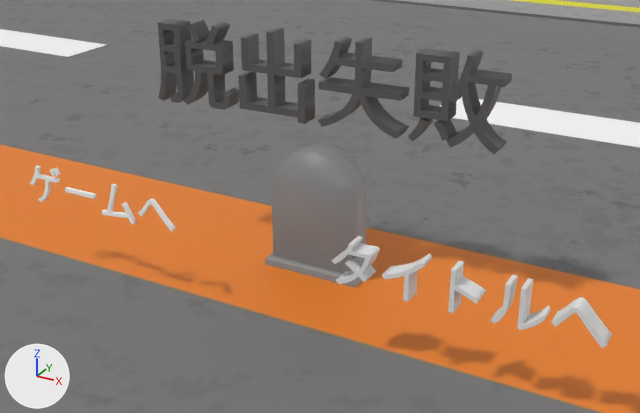
The Blender file Resources/LevelData/LoseStage/LoseStage.blend, before and after one commit.
One viewpoint serves both versions: a camera (50 mm lens) standing at (8.57, -15.53, 9.26) and looking at (0.78, -1.37, 2.18). Every picture has the same lights, and +X, +Y and +Z are marked at lower left.

The first picture shows 'cemetery03.001', 'テキスト', 'テキスト.001', 'テキスト.002', '平面'.
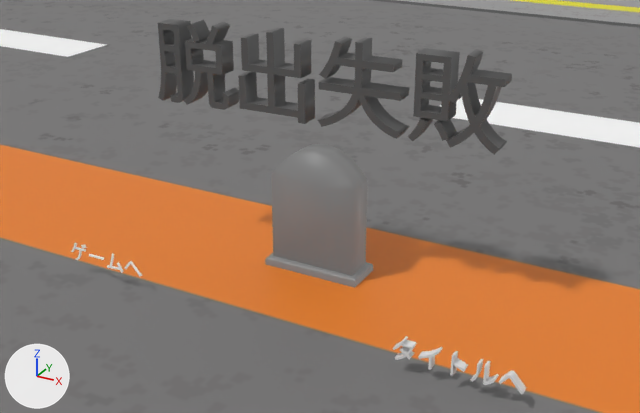
What differs and where, as boxes (x1, y1, x2, y2) in the pictures (640 x 413 px):
'テキスト.001', deleted: before (332, 236, 612, 348)
'テキスト.002', deleted: before (30, 165, 176, 232)
'ToTitle', added: after (392, 336, 527, 395)
'ToGame', added: after (71, 243, 142, 277)

Diff of the bpy script that builds the scene:
```diff
--- a/Resources/LevelData/LoseStage/LoseStage.blend.py
+++ b/Resources/LevelData/LoseStage/LoseStage.blend.py
@@ me_テキスト_002_1 @@
+me_テキスト_002_1.from_pydata(...)  # 920 vertices, 896 faces; spans x -1.95..1.95, y -0.04..0.04, z -0.36..0.53
+me_テキスト_002_1.materials.append(mat_マテリアル_003)  # picture img_togame_png
@@ me_テキスト_001_1 @@
+me_テキスト_001_1.from_pydata(...)  # 920 vertices, 896 faces; spans x -2.41..2.45, y -0.19..0.19, z -0.34..0.51
+me_テキスト_001_1.materials.append(mat_マテリアル_002)  # its picture is missing
@@ ob_テキスト_001 @@
-ob_テキスト_001 = bpy.data.objects.new('テキスト.001', me_テキスト_001)
-ob_テキスト_001.location = (4.34, -2.86, 1.93)
-ob_テキスト_001.rotation_euler = (1.571, 0.0, -3.142)  # degrees (90, 0, -180)
@@ ob_テキスト_002 @@
-ob_テキスト_002 = bpy.data.objects.new('テキスト.002', me_テキスト_002)
-ob_テキスト_002.location = (-3.69, -2.82, 1.92)
-ob_テキスト_002.rotation_euler = (1.571, 0.0, -3.142)  # degrees (90, 0, -180)
@@ ob_togame @@
+ob_togame = bpy.data.objects.new('ToGame', me_テキスト_002_1)
+ob_togame.location = (-3.69, -2.82, 0.51)
+ob_togame.scale = (0.5, 0.5, 0.5)
@@ ob_totitle @@
+ob_totitle = bpy.data.objects.new('ToTitle', me_テキスト_001_1)
+ob_totitle.location = (4.34, -2.86, 0.46)
+ob_totitle.scale = (0.5, 0.5, 0.5)
```
